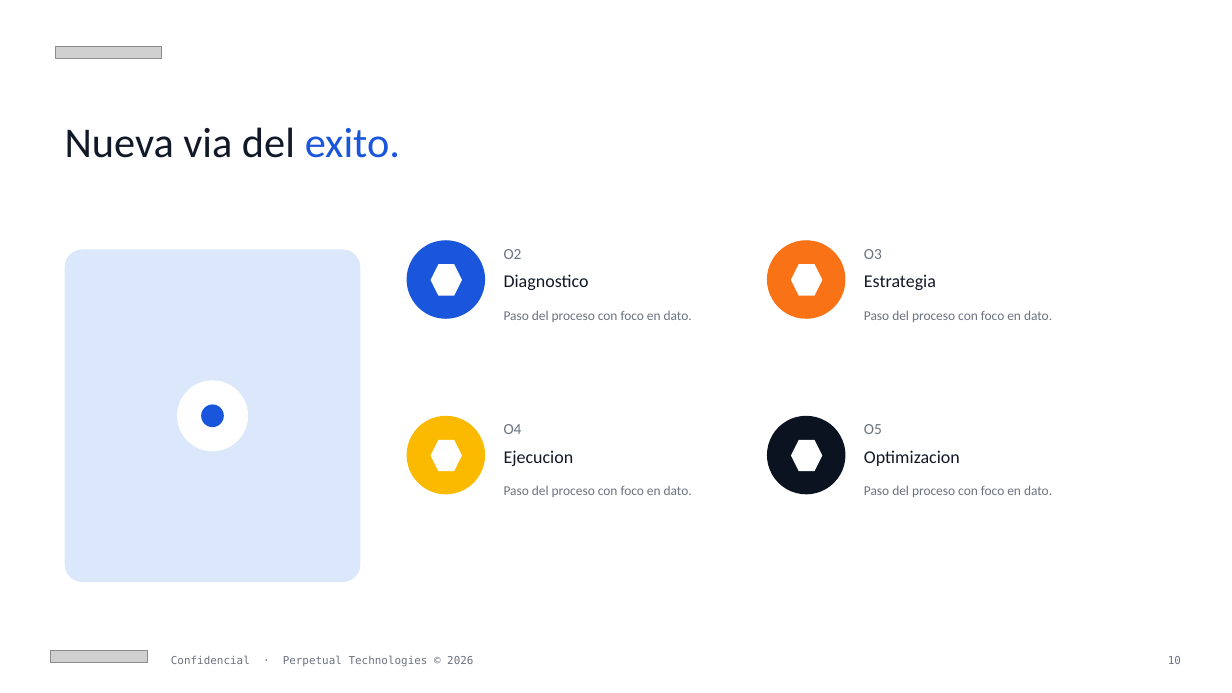
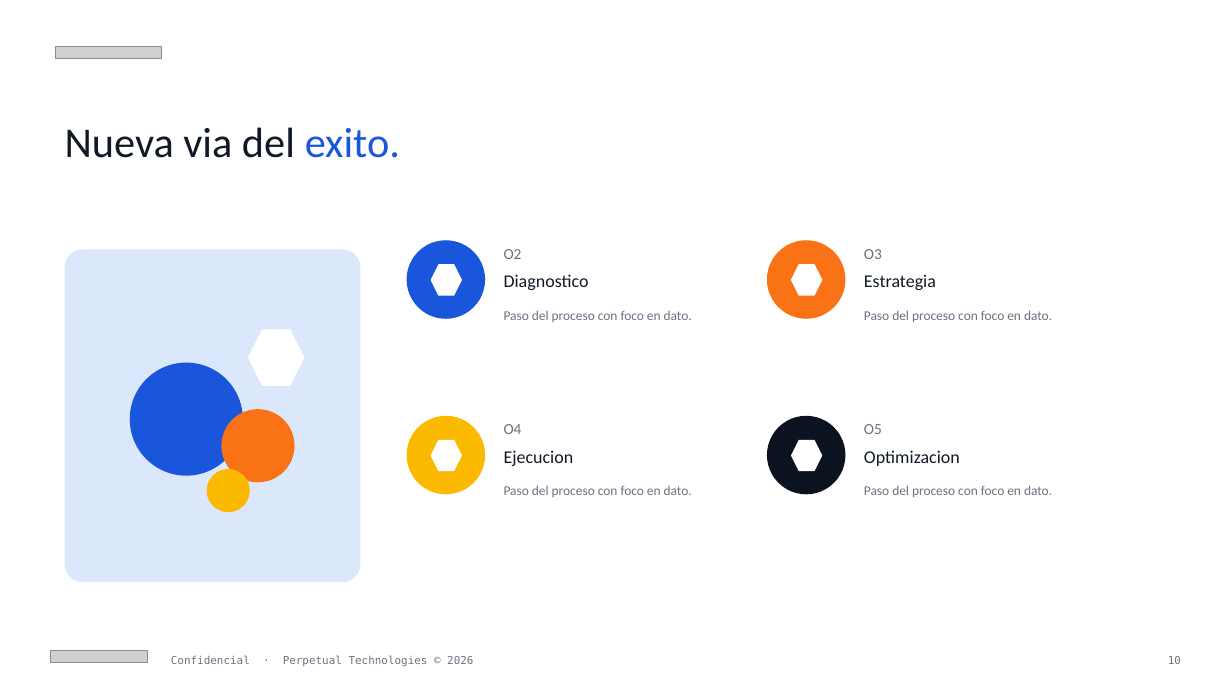
Before and after one commit to hector-perpetual/perpetual-design-system-4, a slide deck: slide 10 of dist/perpetual-marketing-template.pptx. Drawn at 1232x693 pixels with LibreOffice and Linux fonts; fonts in the diff are those of the drawing; grey boxes stand for pictures. Boxes give left, top, right and bottom in pixels: in the first picture for what was removed or moved away, otherwise in the second. Text is boxed around its words. In the diff, an @@ line names an element or a change of style, - is before the commit and + after.

```diff
--- a/dist/perpetual-marketing-template.pptx
+++ b/dist/perpetual-marketing-template.pptx
@@ hexagon added at <box>248,329,304,385</box>, fill #FFFFFF @@
@@ ellipse: place and size @@
-ellipse at <box>201,405,225,428</box>
+ellipse at <box>129,362,242,475</box>
@@ ellipse: place and size @@
-ellipse at <box>177,381,249,452</box>
+ellipse at <box>222,409,295,482</box>
@@ ellipse at <box>222,409,295,482</box>: fill #FFFFFF to #F97316 @@
@@ ellipse added at <box>207,470,250,513</box>, fill #FBB900 @@
```
Also in this commit, not shown: 4 other slides changed, 3 other files.
